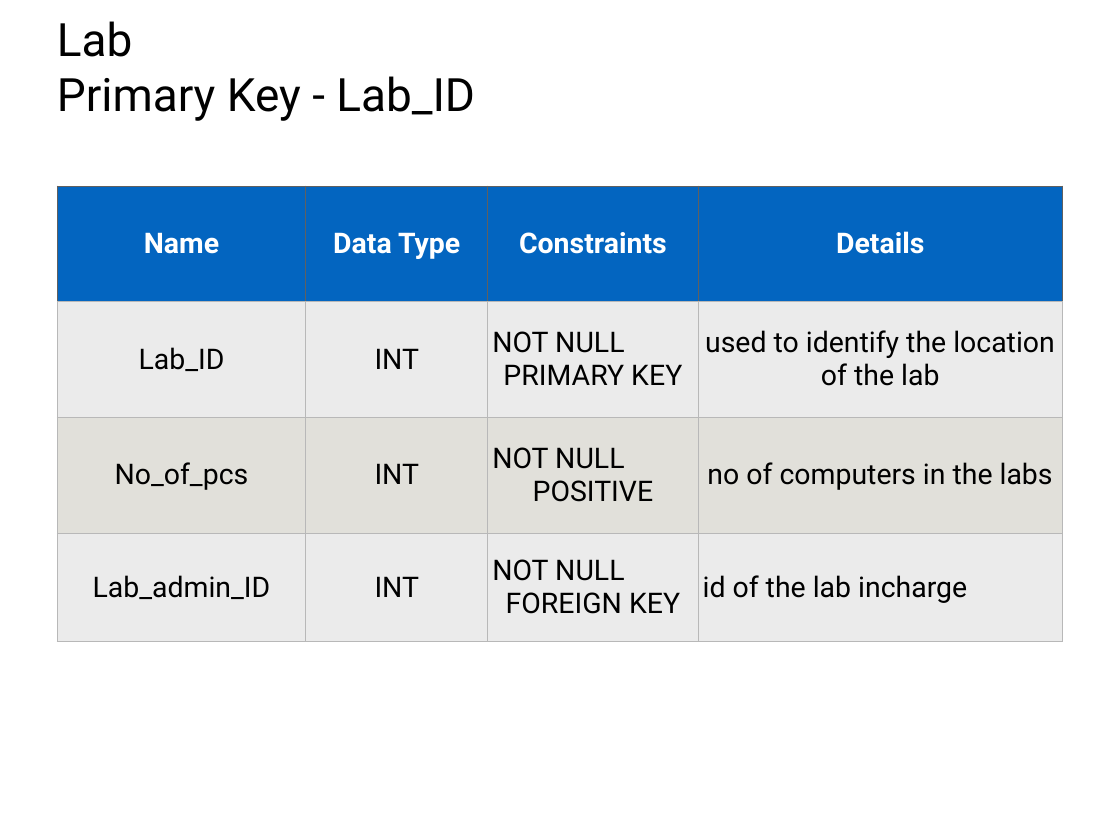
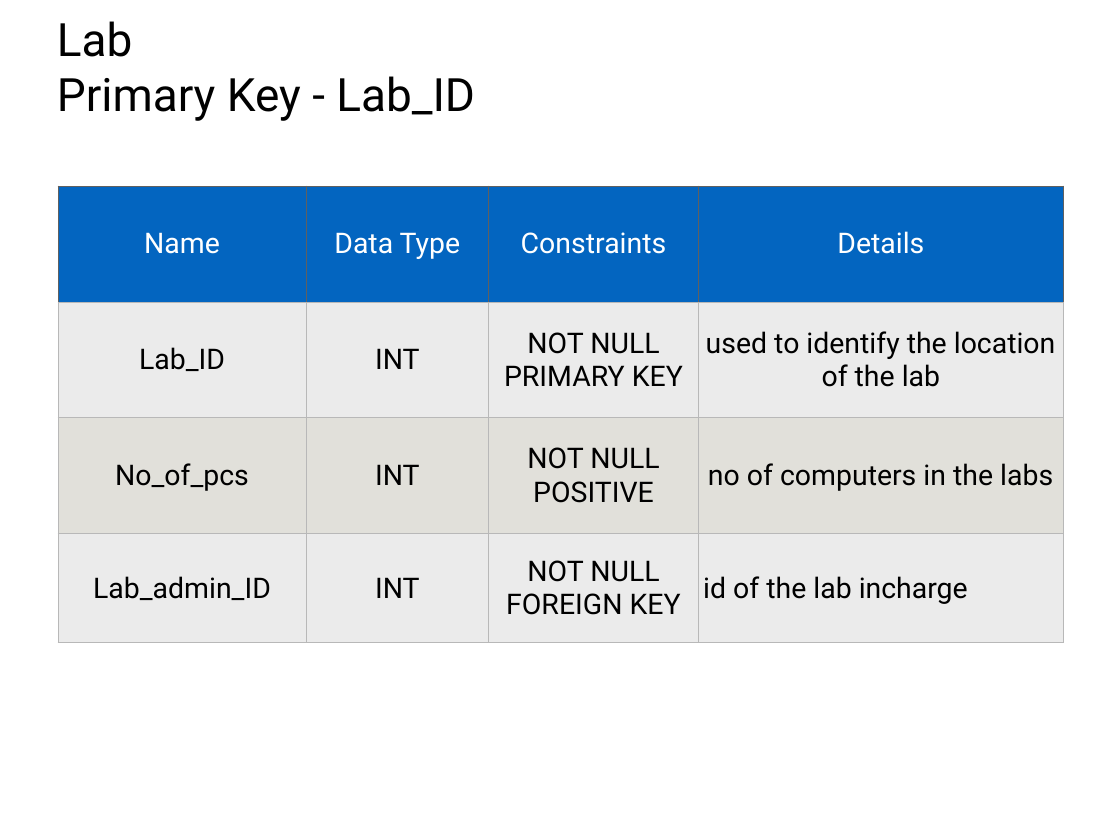
Before and after one commit to SanketSKasar/VJTI-DBA-Project, a slide deck: slide 20 of ProjectDetails/Presentation.pptx (slide 12 before the commit). Drawn at 1120x840 pixels with LibreOffice and Linux fonts; fonts in the diff are those of the drawing. Boxes give left, top, right and bottom in pixels: in the first picture for what was removed or moved away, otherwise in the second. Text is boxed around its words. In the diff, an @@ line names an element or a change of style, - is before the commit and + after.

```diff
--- a/ProjectDetails/Presentation.pptx
+++ b/ProjectDetails/Presentation.pptx
@@ table at bbox=[58, 186, 1063, 643] @@
-row 2, column 3: NOT NULL PRIMARY KEY
+row 2, column 3: NOT NULL / PRIMARY KEY
-row 3, column 3: NOT NULL POSITIVE
+row 3, column 3: NOT NULL / POSITIVE
-row 4, column 3: NOT NULL FOREIGN KEY
+row 4, column 3: NOT NULL / FOREIGN KEY
@@ bold off in "Name", "Data Type", "Constraints", "Details" @@
```
Also in this commit, not shown: 12 other slides changed, 10 slides added, 2 slides removed, 1 other file.
